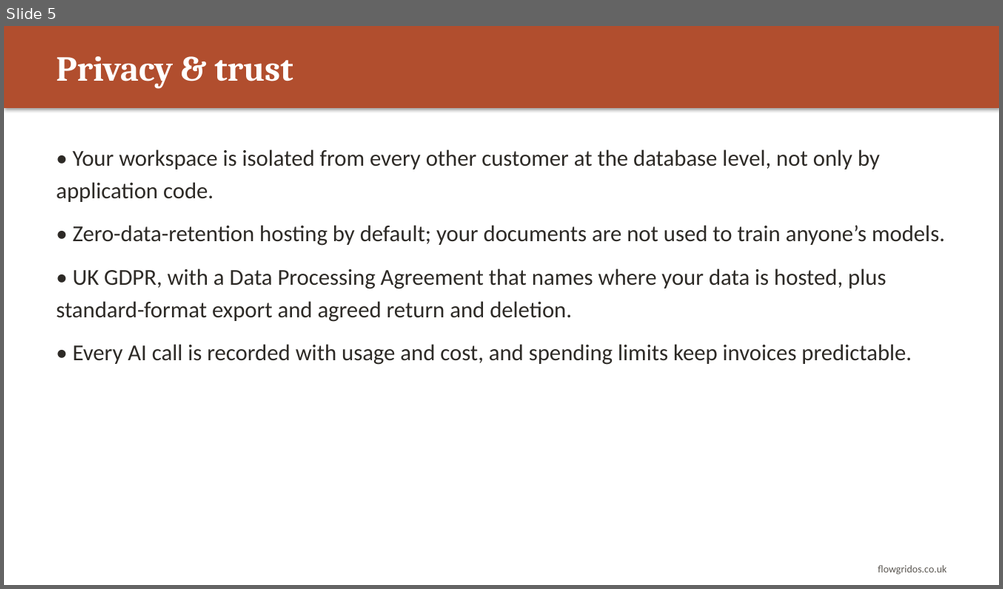
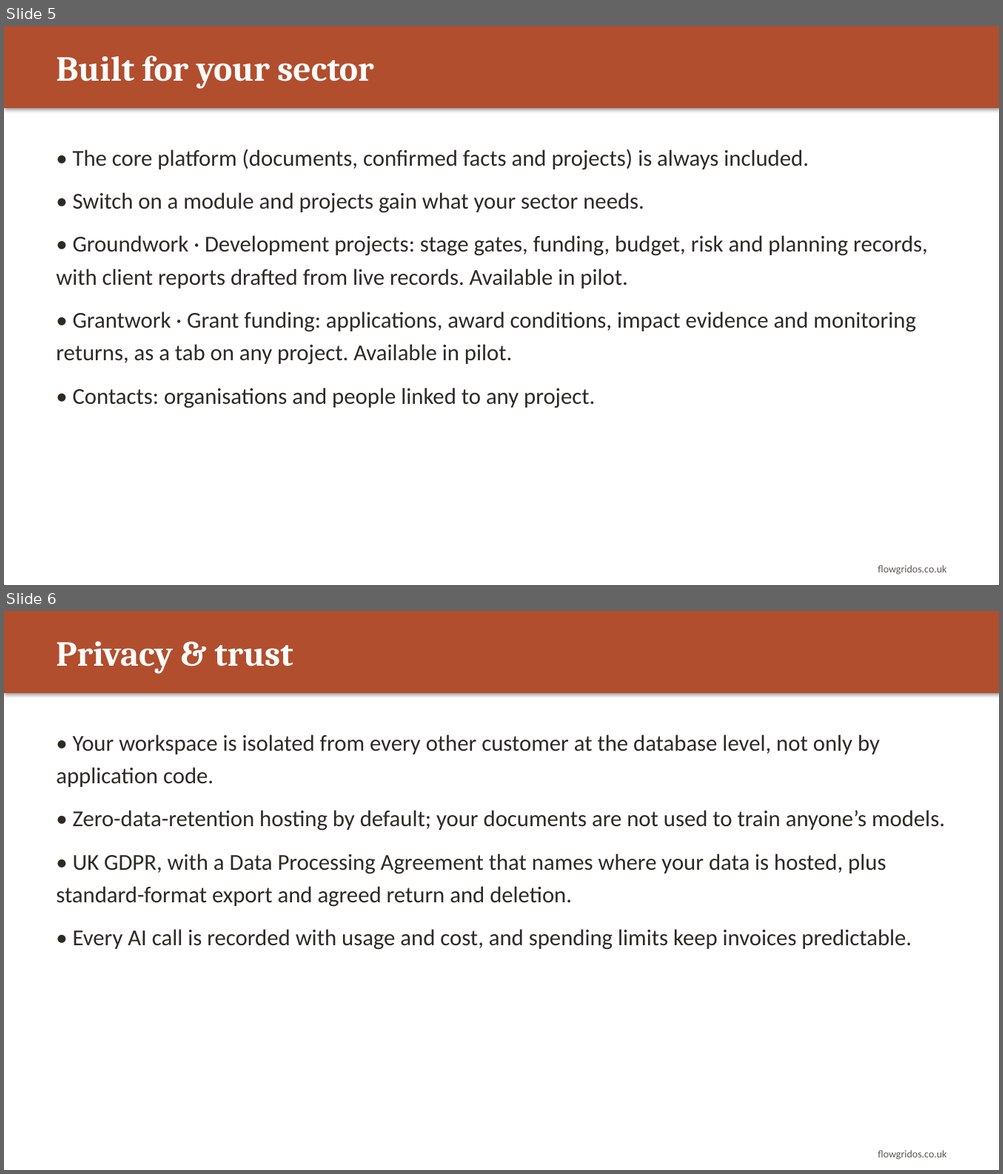
Before and after one commit to CliveStruv56/operations-engine, a slide deck: docs/flowgrid-os-customer-deck.pptx. Shown one above the other, each under a label of ours: slide 5 before the commit, slides 5 and 6 after it. The pictures are 1003x589 and 1003x1174 pixels, drawn with LibreOffice and Linux fonts; fonts in the diff are those of the drawing. Boxes give left, top, right and bottom in pixels: in the first picture for what was removed or moved away, otherwise in the second. Text is boxed around its words. In the diff, an @@ line names an element or a change of style, - is before the commit and + after.

```diff
--- a/docs/flowgrid-os-customer-deck.pptx
+++ b/docs/flowgrid-os-customer-deck.pptx
@@ slide 5 added at (4,26,999,585), background #FFFFFF @@
@@ rectangle added at (4,26,999,108), fill #B14E2E @@
@@ text added at (56,56,373,89), 34 pt, text #FFFFFF, bold @@
+Built for your sector
@@ text added at (56,149,928,409), 22 pt, text #2D2A26 @@
+• The core platform (documents, confirmed facts and projects) is always included.
+• Switch on a module and projects gain what your sector needs.
+• Groundwork · Development projects: stage gates, funding, budget, risk and planning records, with client reports drafted from live records. Available in pilot.
+• Grantwork · Grant funding: applications, award conditions, impact evidence and monitoring returns, as a tab on any project. Available in pilot.
+• Contacts: organisations and people linked to any project.
@@ text added at (877,565,946,575), 10 pt, text #5B5752 @@
+flowgridos.co.uk
@@ what was slide 5 is now slide 6 @@
```
Also in this commit, not shown: 2 slides changed, 10 other files.
